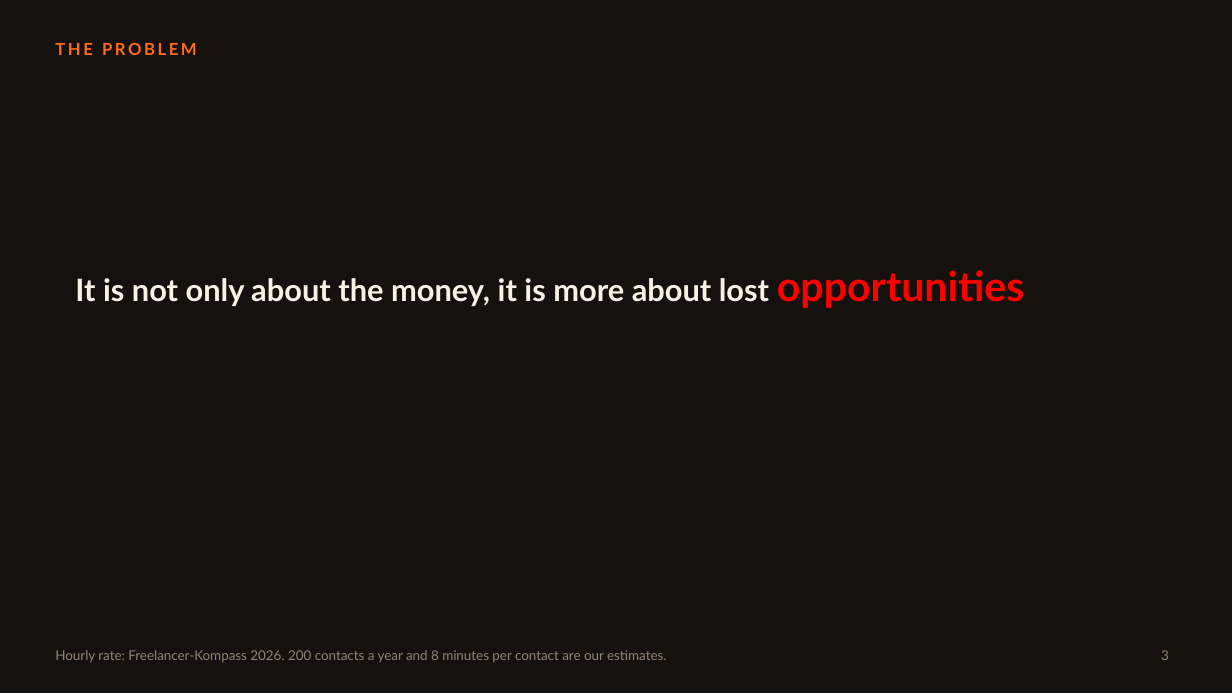
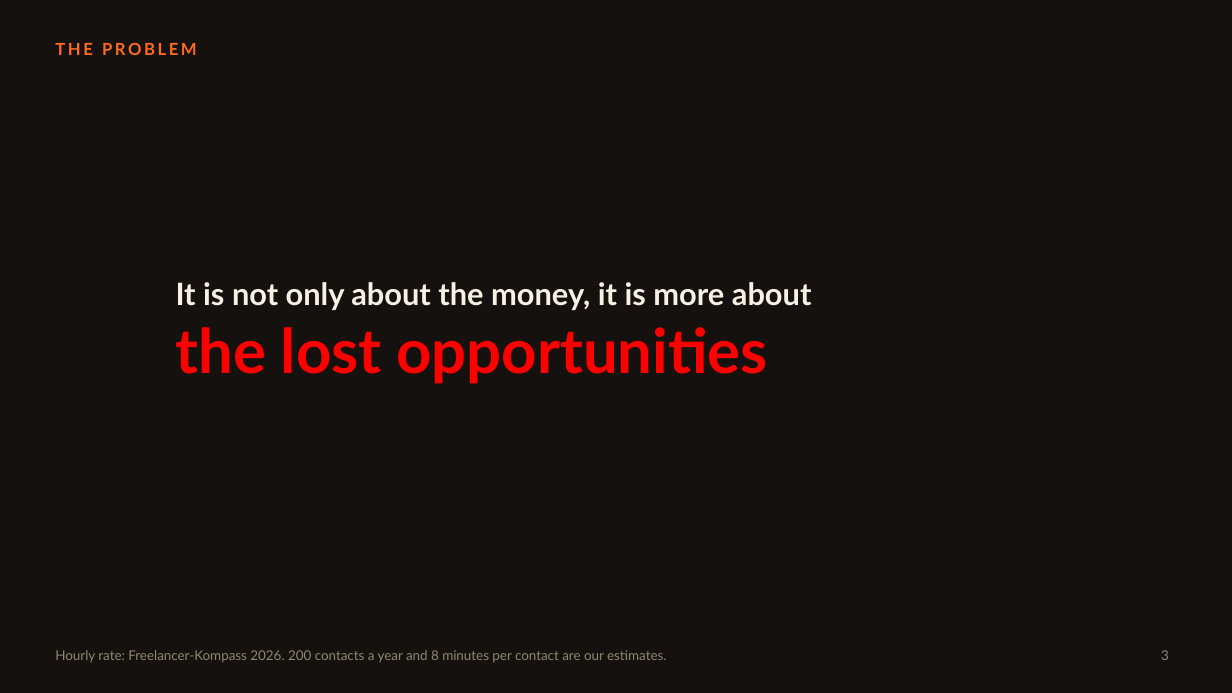
Before and after one commit to UtkarshMidha/syncy, a slide deck: slide 3 of assets/pitch.pptx. Drawn at 1232x693 pixels with LibreOffice and Linux fonts; fonts in the diff are those of the drawing. Boxes give left, top, right and bottom in pixels: in the first picture for what was removed or moved away, otherwise in the second. Text is boxed around its words. In the diff, an @@ line names an element or a change of style, - is before the commit and + after.

```diff
--- a/assets/pitch.pptx
+++ b/assets/pitch.pptx
@@ text at [176, 282, 812, 384]: text changed @@
-It is not only about the money, it is more about lost opportunities
+It is not only about the money, it is more about
+the lost opportunities
```
Also in this commit, not shown: 10 other slides changed, 3 slides added.
